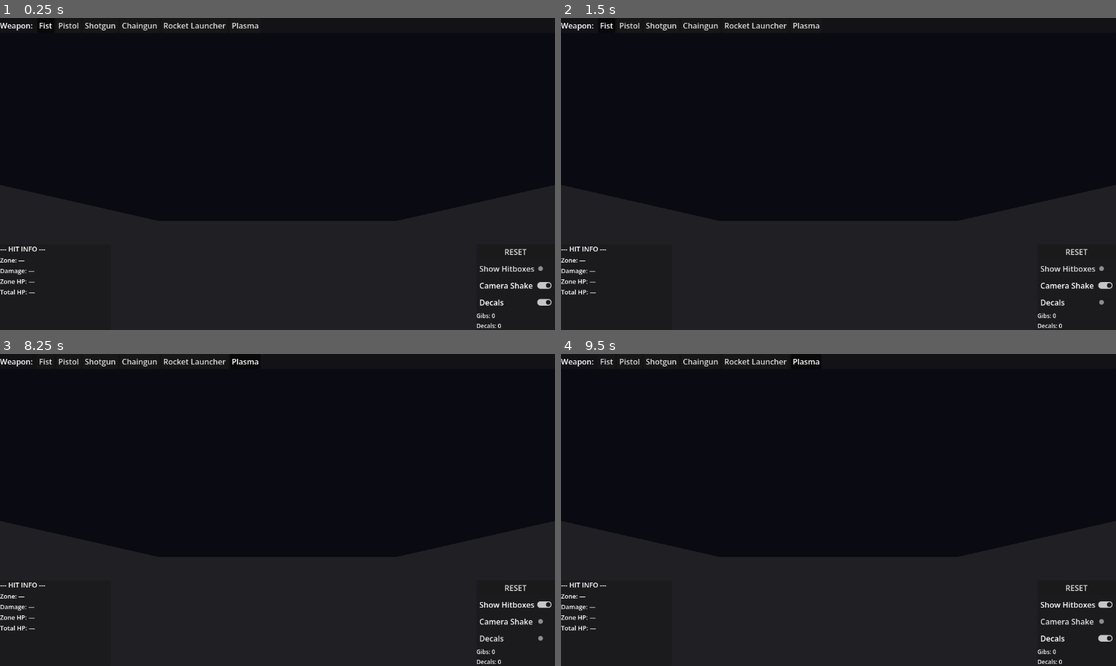
Above: before the commit, frames 1-4 (two rows, left to right).
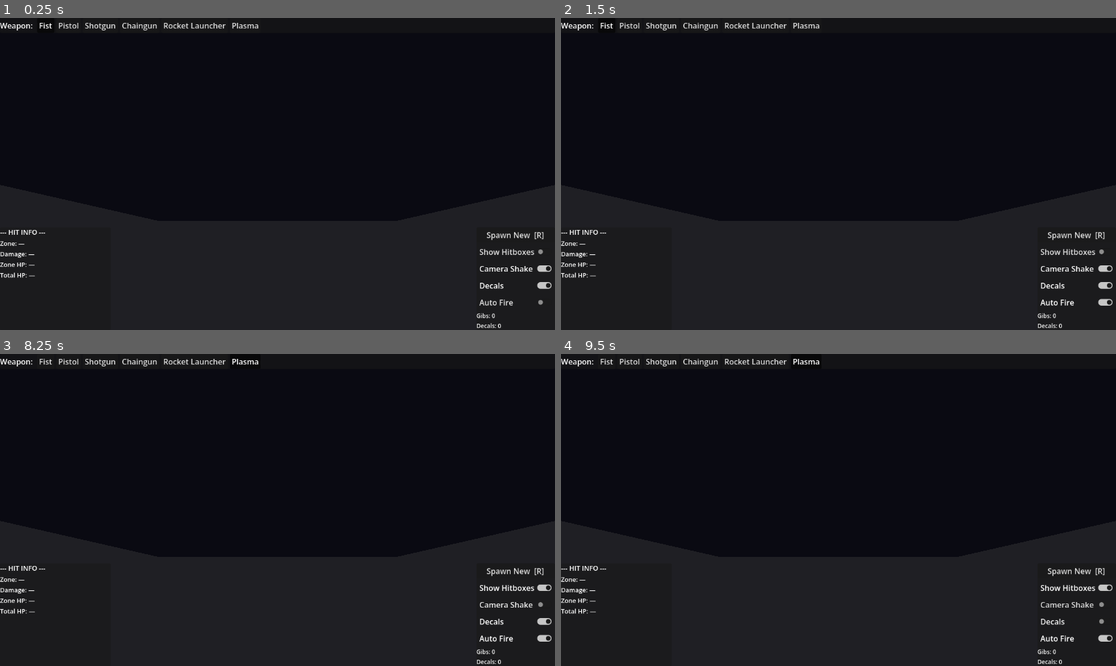
Above: after the commit, the same moments.

Repository: alexnox744-afk/gib-stand
Game: Godot game, scene res://scenes/TestStand.tscn
The game is run twice, just before and just after one commit, with the same random seed, the same clock (stepped at 60 frames per second) and the same inputs.
Inputs (mouse positions are in pixels of both pictures, inside the frame that each line leads up to):
- Up to frame 1 (0.25 s): no input
- Up to frame 2 (1.5 s): click "RESET" (after the commit: "Spawn New [R]") at 0.5 s; click (1077, 301) at 1.25 s, where only the run after the commit has a clickable "Auto Fire"
- Up to frame 3 (8.25 s): click "RESET" (after the commit: "Spawn New [R]") at 2 s; click "Fist" at 2.75 s; click "Pistol" at 3.5 s; click "Shotgun" at 4.25 s; click "Chaingun" at 5 s; click "Rocket Launcher" at 5.75 s; click "Plasma" at 6.5 s; click "Show Hitboxes" at 7.25 s; click "Camera Shake" at 8 s
- Up to frame 4 (9.5 s): click "Decals" at 8.75 s

The runs differ from the first frame. In frame 1, 1.1% of the frame differs, in the area x 0-100%, y 67-93%; in frame 2, 1.1%; in frame 3, 1.2%; in frame 4, 1.1%.

Commit message:
Add auto-fire, spawn hotkey, and blood FX
- R key and "Spawn New [R]" button to respawn enemy
- Auto Fire checkbox: hold LMB to fire at weapon's fire_rate
- fire_rate field added to WeaponData, set per-weapon (chaingun 10/s, fist 1.5/s, etc.)
- CPUParticles3D blood burst on every hit (scaled by hit severity)
- Expanding blood cloud (SphereMesh + tween alpha) on sever/death/overkill
- Multiple decals per hit; scatter pattern on severed zone
- Splash shot also triggers burst + cloud + floor decal scatter

Co-Authored-By: Claude Opus 4.8 <noreply@anthropic.com>
Claude-Session: https://claude.ai/code/session_013JB6hRmxKWCMDvgayNmaPP

Diff:
--- a/scripts/TestStand.gd
+++ b/scripts/TestStand.gd
@@ -1,6 +1,5 @@
 extends Node3D
 
-# Nodes (assigned in _ready via find_child / direct reference)
 var enemy: Enemy
 var orbit_camera: OrbitCamera
 var gibs_pool: GibsPool
@@ -8,12 +7,12 @@
 var sound_log: SoundLog
 var hit_info_panel: HitInfoPanel
 
-# UI refs
 var weapon_buttons: Array[Button] = []
 var reset_button: Button
 var hitbox_toggle: CheckButton
 var shake_toggle: CheckButton
 var decal_toggle: CheckButton
+var auto_fire_toggle: CheckButton
 var gib_count_label: Label
 var decal_count_label: Label
 
@@ -22,6 +21,11 @@
 var show_hitboxes: bool = false
 var enable_shake: bool = true
 var enable_decals: bool = true
+
+var _auto_fire_enabled: bool = false
+var _lmb_held: bool = false
+var _last_mouse_pos: Vector2 = Vector2.ZERO
+var _fire_timer: float = 0.0
 
 func _ready() -> void:
 	_build_weapons()
@@ -41,6 +45,7 @@
 	fist.damage = 8.0
 	fist.dismember_force = 1.0
 	fist.sever_power = 0.0
+	fist.fire_rate = 1.5
 	fist.fire_sound = "whoosh_fist"
 	fist.impact_sound = "punch_flesh"
 	weapons.append(fist)
@@ -51,6 +56,7 @@
 	pistol.damage = 18.0
 	pistol.dismember_force = 3.0
 	pistol.sever_power = 0.6
+	pistol.fire_rate = 2.5
 	pistol.fire_sound = "pistol_shot"
 	pistol.impact_sound = "impact_flesh"
 	weapons.append(pistol)
@@ -63,6 +69,7 @@
 	shotgun.spread_angle = 8.0
 	shotgun.dismember_force = 7.0
 	shotgun.sever_power = 2.5
+	shotgun.fire_rate = 1.0
 	shotgun.fire_sound = "shotgun_blast"
 	shotgun.impact_sound = "impact_flesh_wet"
 	weapons.append(shotgun)
@@ -73,6 +80,7 @@
 	chaingun.damage = 14.0
 	chaingun.dismember_force = 4.0
 	chaingun.sever_power = 0.9
+	chaingun.fire_rate = 10.0
 	chaingun.fire_sound = "chaingun_fire"
 	chaingun.impact_sound = "impact_flesh"
 	weapons.append(chaingun)
@@ -86,6 +94,7 @@
 	rocket.dismember_force = 15.0
 	rocket.sever_power = 3.0
 	rocket.gib_on_direct_hit = true
+	rocket.fire_rate = 0.6
 	rocket.fire_sound = "rocket_launch"
 	rocket.impact_sound = "explosion_meat"
 	weapons.append(rocket)
@@ -96,6 +105,7 @@
 	plasma.damage = 30.0
 	plasma.dismember_force = 5.0
 	plasma.sever_power = 1.2
+	plasma.fire_rate = 4.0
 	plasma.fire_sound = "plasma_zap"
 	plasma.impact_sound = "impact_energy"
 	weapons.append(plasma)
@@ -105,7 +115,6 @@
 # ─────────────────────────────────────────────────────────────
 
 func _build_scene() -> void:
-	# Platform
 	var platform_body := StaticBody3D.new()
 	platform_body.name = "Platform"
 	var platform_col := CollisionShape3D.new()
@@ -125,7 +134,6 @@
 	platform_body.position = Vector3(0, -0.15, 0)
 	add_child(platform_body)
 
-	# Light
 	var sun := DirectionalLight3D.new()
 	sun.rotation_degrees = Vector3(-45, 30, 0)
 	sun.light_energy = 1.4
@@ -137,7 +145,6 @@
 	fill.omni_range = 12.0
 	add_child(fill)
 
-	# World environment
 	var we := WorldEnvironment.new()
 	var env := Environment.new()
 	env.background_mode = Environment.BG_COLOR
@@ -148,17 +155,14 @@
 	we.environment = env
 	add_child(we)
 
-	# Enemy pivot
 	var pivot := Node3D.new()
 	pivot.name = "EnemyPivot"
-	pivot.position = Vector3(0, 0, 0)
 	add_child(pivot)
 
 	enemy = Enemy.new()
 	enemy.name = "Enemy"
 	pivot.add_child(enemy)
 
-	# Orbit Camera
 	orbit_camera = OrbitCamera.new()
 	orbit_camera.name = "OrbitCamera"
 	orbit_camera.target = pivot
@@ -171,7 +175,6 @@
 
 	add_child(orbit_camera)
 
-	# Pools
 	gibs_pool = GibsPool.new()
 	gibs_pool.name = "GibsPool"
 	add_child(gibs_pool)
@@ -180,7 +183,6 @@
 	decal_pool.name = "DecalPool"
 	add_child(decal_pool)
 
-	# Sound log
 	sound_log = SoundLog.new()
 	sound_log.name = "SoundLog"
 	add_child(sound_log)
@@ -196,10 +198,9 @@
 
 	var root_vb := VBoxContainer.new()
 	root_vb.set_anchors_preset(Control.PRESET_FULL_RECT)
-	root_vb.mouse_filter = Control.MOUSE_FILTER_IGNORE  # let clicks reach the 3D viewport
+	root_vb.mouse_filter = Control.MOUSE_FILTER_IGNORE
 	ui.add_child(root_vb)
 
-	# Top bar: weapon selector
 	var weapon_panel := PanelContainer.new()
 	root_vb.add_child(weapon_panel)
 	var weapon_hb := HBoxContainer.new()
@@ -220,18 +221,15 @@
 	if not weapon_buttons.is_empty():
 		weapon_buttons[0].set_pressed_no_signal(true)
 
-	# Middle: spacer (covers the enemy — must pass clicks through)
 	var spacer := Control.new()
 	spacer.size_flags_vertical = Control.SIZE_EXPAND_FILL
 	spacer.mouse_filter = Control.MOUSE_FILTER_IGNORE
 	root_vb.add_child(spacer)
 
-	# Bottom row
 	var bottom_hb := HBoxContainer.new()
 	bottom_hb.mouse_filter = Control.MOUSE_FILTER_IGNORE
 	root_vb.add_child(bottom_hb)
 
-	# Hit info
 	hit_info_panel = HitInfoPanel.new()
 	hit_info_panel.custom_minimum_size = Vector2(230, 0)
 	bottom_hb.add_child(hit_info_panel)
@@ -241,14 +239,13 @@
 	spacer2.mouse_filter = Control.MOUSE_FILTER_IGNORE
 	bottom_hb.add_child(spacer2)
 
-	# Debug controls
 	var debug_panel := PanelContainer.new()
 	bottom_hb.add_child(debug_panel)
 	var debug_vb := VBoxContainer.new()
 	debug_panel.add_child(debug_vb)
 
 	reset_button = Button.new()
-	reset_button.text = "RESET"
+	reset_button.text = "Spawn New  [R]"
 	reset_button.pressed.connect(_on_reset)
 	debug_vb.add_child(reset_button)
 
@@ -260,14 +257,19 @@
 	shake_toggle = CheckButton.new()
 	shake_toggle.text = "Camera Shake"
 	shake_toggle.set_pressed_no_signal(true)
-	shake_toggle.toggled.connect(func(v): enable_shake = v)
+	shake_toggle.toggled.connect(func(v: bool): enable_shake = v)
 	debug_vb.add_child(shake_toggle)
 
 	decal_toggle = CheckButton.new()
 	decal_toggle.text = "Decals"
 	decal_toggle.set_pressed_no_signal(true)
-	decal_toggle.toggled.connect(func(v): enable_decals = v)
+	decal_toggle.toggled.connect(func(v: bool): enable_decals = v)
 	debug_vb.add_child(decal_toggle)
+
+	auto_fire_toggle = CheckButton.new()
+	auto_fire_toggle.text = "Auto Fire"
+	auto_fire_toggle.toggled.connect(func(v: bool): _auto_fire_enabled = v)
+	debug_vb.add_child(auto_fire_toggle)
 
 	gib_count_label = Label.new()
 	gib_count_label.text = "Gibs: 0"
@@ -280,12 +282,22 @@
 	debug_vb.add_child(decal_count_label)
 
 # ─────────────────────────────────────────────────────────────
-# INPUT — SHOOT
+# INPUT
 # ─────────────────────────────────────────────────────────────
 
 func _unhandled_input(event: InputEvent) -> void:
-	if event is InputEventMouseButton and event.button_index == MOUSE_BUTTON_LEFT and event.pressed:
-		_do_shoot(event.position)
+	if event is InputEventMouseButton and event.button_index == MOUSE_BUTTON_LEFT:
+		if event.pressed:
+			_lmb_held = true
+			_last_mouse_pos = event.position
+			_do_shoot(event.position)
+			_fire_timer = 1.0 / weapons[active_weapon_idx].fire_rate
+		else:
+			_lmb_held = false
+	elif event is InputEventMouseMotion:
+		_last_mouse_pos = event.position
+	elif event is InputEventKey and event.pressed and not event.echo and event.keycode == KEY_R:
+		_on_reset()
 
 func _do_shoot(mouse_pos: Vector2) -> void:
 	if enemy == null or enemy.health.is_dead:
@@ -331,7 +343,6 @@
 	var cam := _get_camera()
 
 	if result.is_empty():
-		# Shoot to a point in front
 		var ray_origin := cam.project_ray_origin(mouse_pos)
 		var ray_dir := cam.project_ray_normal(mouse_pos)
 		hit_pos = ray_origin + ray_dir * 5.0
@@ -339,22 +350,26 @@
 	else:
 		hit_pos = result["position"]
 		shot_dir = (result["position"] - cam.global_position).normalized()
-		# Direct hit first — may already gib (rocket), then we're done
 		_process_single_hit(result, weapon)
 		if enemy.health.is_dead:
 			return
 
-	# Splash
 	sound_log.play(weapon.impact_sound)
 	enemy.apply_splash(hit_pos, weapon)
 
-	# Check if should gib from splash overkill
 	if enemy.health.is_dead:
 		_trigger_gibs(hit_pos, shot_dir, weapon)
-		return
-
+		_spawn_blood_burst(hit_pos + Vector3(0, 0.5, 0), shot_dir, 50)
+		_spawn_blood_cloud(hit_pos + Vector3(0, 0.8, 0), 0.6)
+		return
+
+	_spawn_blood_burst(hit_pos + Vector3(0, 0.2, 0), Vector3.UP, 18)
+	_spawn_blood_cloud(hit_pos + Vector3(0, 0.4, 0), 0.25)
 	if enable_decals:
-		decal_pool.spawn(hit_pos, Vector3.UP)
+		for i in 3:
+			decal_pool.spawn(
+				hit_pos + Vector3(randf_range(-0.3, 0.3), 0.0, randf_range(-0.3, 0.3)),
+				Vector3.UP)
 
 func _process_single_hit(raycast_result: Dictionary, weapon: WeaponData) -> void:
 	var area: Area3D = raycast_result.get("collider")
@@ -367,9 +382,7 @@
 	var cam := _get_camera()
 	var shot_dir := (hit_pos - cam.global_position).normalized()
 
-	# Check instant gib
 	if weapon.gib_on_direct_hit and not enemy.health.is_dead:
-		# Force death + overkill
 		enemy.health.current_hp = 0
 		enemy.health.is_dead = true
 		enemy.visible = false
@@ -377,6 +390,8 @@
 		sound_log.play(weapon.impact_sound)
 		sound_log.play("gib_explosion")
 		_trigger_gibs(hit_pos, shot_dir, weapon)
+		_spawn_blood_burst(hit_pos + Vector3(0, 0.5, 0), shot_dir, 50)
+		_spawn_blood_cloud(hit_pos + Vector3(0, 0.8, 0), 0.6)
 		hit_info_panel.update_hit({"zone": zone, "damage": weapon.damage, "zone_hp_before": 0,
 			"zone_hp_after": 0, "total_hp_before": enemy.health.max_hp, "total_hp_after": 0,
 			"severed": false, "died": true, "overkill": true})
@@ -388,15 +403,33 @@
 	if result.get("severed", false):
 		sound_log.play("sever_squelch")
 		enemy.impulse_limb(zone, shot_dir, weapon.dismember_force)
+		_spawn_blood_burst(hit_pos, hit_normal, 22)
+		_spawn_blood_cloud(hit_pos, 0.2)
+		if enable_decals:
+			for i in 3:
+				decal_pool.spawn(
+					hit_pos + Vector3(randf_range(-0.08, 0.08), randf_range(-0.08, 0.08), 0.0),
+					hit_normal)
 
 	if result.get("overkill", false):
 		sound_log.play("gib_explosion")
 		_trigger_gibs(hit_pos, shot_dir, weapon)
+		_spawn_blood_burst(hit_pos + Vector3(0, 0.5, 0), shot_dir, 50)
+		_spawn_blood_cloud(hit_pos + Vector3(0, 0.8, 0), 0.6)
 	elif result.get("died", false):
 		sound_log.play("zombie_death")
-	else:
+		_spawn_blood_burst(hit_pos + Vector3(0, 0.3, 0), shot_dir, 28)
+		_spawn_blood_cloud(hit_pos + Vector3(0, 0.5, 0), 0.3)
 		if enable_decals:
 			decal_pool.spawn(hit_pos, hit_normal)
+	else:
+		_spawn_blood_burst(hit_pos, hit_normal, 10)
+		if enable_decals:
+			decal_pool.spawn(hit_pos, hit_normal)
+			if randf() > 0.55:
+				decal_pool.spawn(
+					hit_pos + Vector3(randf_range(-0.12, 0.12), randf_range(-0.1, 0.1), 0.0),
+					hit_normal)
 
 	hit_info_panel.update_hit(result)
 
@@ -411,9 +444,9 @@
 	var ray_origin := cam.project_ray_origin(mouse_pos)
 	var ray_dir := cam.project_ray_normal(mouse_pos)
 	var params := PhysicsRayQueryParameters3D.create(ray_origin, ray_origin + ray_dir * 100.0)
-	params.collision_mask = 2  # hitbox layer
-	params.collide_with_areas = true   # hitboxes are Area3D
-	params.collide_with_bodies = false # ignore platform/limbs
+	params.collision_mask = 2
+	params.collide_with_areas = true
+	params.collide_with_bodies = false
 	return space.intersect_ray(params)
 
 func _get_camera() -> Camera3D:
@@ -439,6 +472,57 @@
 	tween.tween_property(orbit_camera, "global_position", orig, 0.05)
 
 # ─────────────────────────────────────────────────────────────
+# BLOOD FX
+# ─────────────────────────────────────────────────────────────
+
+func _spawn_blood_burst(pos: Vector3, normal: Vector3, count: int) -> void:
+	var drop_mat := StandardMaterial3D.new()
+	drop_mat.albedo_color = Color(0.7, 0.05, 0.05)
+	drop_mat.roughness = 0.9
+	var drop_mesh := SphereMesh.new()
+	drop_mesh.radius = 0.025
+	drop_mesh.height = 0.05
+	drop_mesh.material = drop_mat
+
+	var p := CPUParticles3D.new()
+	p.draw_pass_1 = drop_mesh
+	p.one_shot = true
+	p.explosiveness = 0.88
+	p.amount = count
+	p.lifetime = 0.6
+	p.direction = normal
+	p.spread = 60.0
+	p.initial_velocity_min = 2.0
+	p.initial_velocity_max = 6.0
+	p.gravity = Vector3(0, -8.0, 0)
+	add_child(p)
+	p.global_position = pos
+	get_tree().create_timer(p.lifetime + 0.5).timeout.connect(p.queue_free)
+
+func _spawn_blood_cloud(pos: Vector3, radius: float) -> void:
+	var mi := MeshInstance3D.new()
+	var sm := SphereMesh.new()
+	sm.radius = 0.08
+	sm.height = 0.16
+	mi.mesh = sm
+	var mat := StandardMaterial3D.new()
+	mat.albedo_color = Color(0.55, 0.04, 0.04, 0.55)
+	mat.transparency = BaseMaterial3D.TRANSPARENCY_ALPHA
+	mat.shading_mode = BaseMaterial3D.SHADING_MODE_UNSHADED
+	mi.cast_shadow = GeometryInstance3D.SHADOW_CASTING_SETTING_OFF
+	mi.material_override = mat
+	add_child(mi)
+	mi.global_position = pos
+
+	var target_s := radius * 12.0
+	var tween := create_tween()
+	tween.set_parallel(true)
+	tween.tween_property(mi, "scale", Vector3(target_s, target_s, target_s), 0.4) \
+		.set_trans(Tween.TRANS_EXPO).set_ease(Tween.EASE_OUT)
+	tween.tween_property(mat, "albedo_color", Color(0.55, 0.04, 0.04, 0.0), 0.4)
+	get_tree().create_timer(0.5).timeout.connect(mi.queue_free)
+
+# ─────────────────────────────────────────────────────────────
 # UI CALLBACKS
 # ─────────────────────────────────────────────────────────────
 
@@ -453,7 +537,6 @@
 	gibs_pool.clear_all()
 	decal_pool.clear_all()
 	hit_info_panel.update_hit({})
-	# Re-apply hitbox debug state to the restored body
 	_on_hitbox_toggle(show_hitboxes)
 
 func _on_hitbox_toggle(enabled: bool) -> void:
@@ -465,8 +548,14 @@
 # PROCESS
 # ─────────────────────────────────────────────────────────────
 
-func _process(_delta: float) -> void:
+func _process(delta: float) -> void:
 	if gib_count_label:
 		gib_count_label.text = "Gibs: %d" % gibs_pool.active_count()
 	if decal_count_label:
 		decal_count_label.text = "Decals: %d" % decal_pool.active_count()
+
+	if _auto_fire_enabled and _lmb_held:
+		_fire_timer -= delta
+		if _fire_timer <= 0.0:
+			_do_shoot(_last_mouse_pos)
+			_fire_timer = 1.0 / weapons[active_weapon_idx].fire_rate
--- a/scripts/WeaponData.gd
+++ b/scripts/WeaponData.gd
@@ -13,5 +13,6 @@
 @export var dismember_force: float = 5.0
 @export var gib_on_direct_hit: bool = false
 @export var sever_power: float = 1.0
+@export var fire_rate: float = 3.0
 @export var fire_sound: String = "fire_generic"
 @export var impact_sound: String = "impact_flesh"
